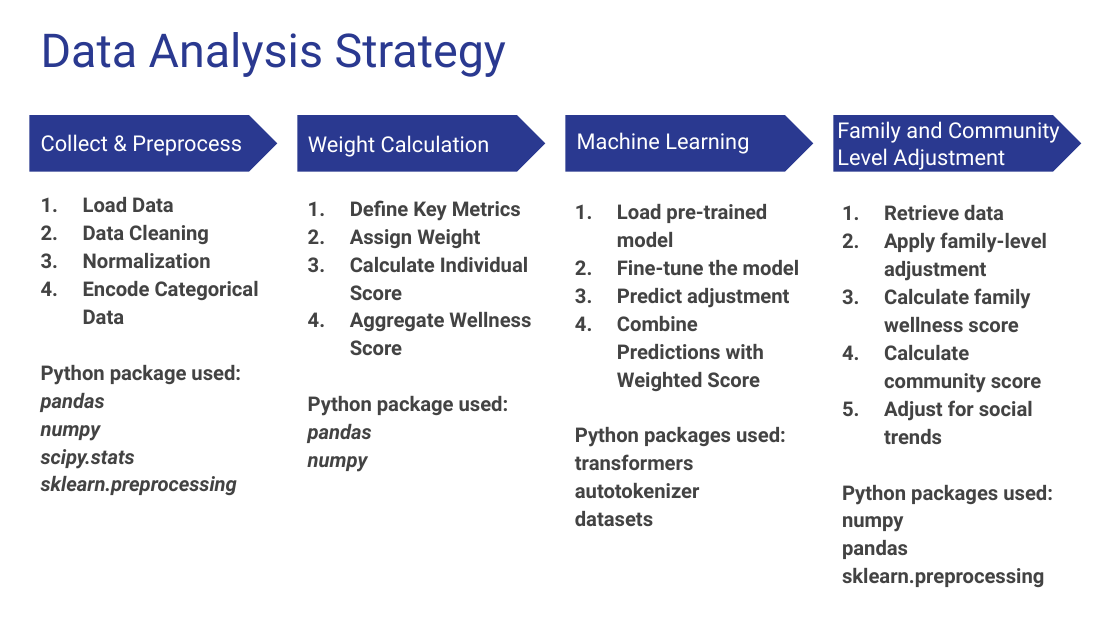
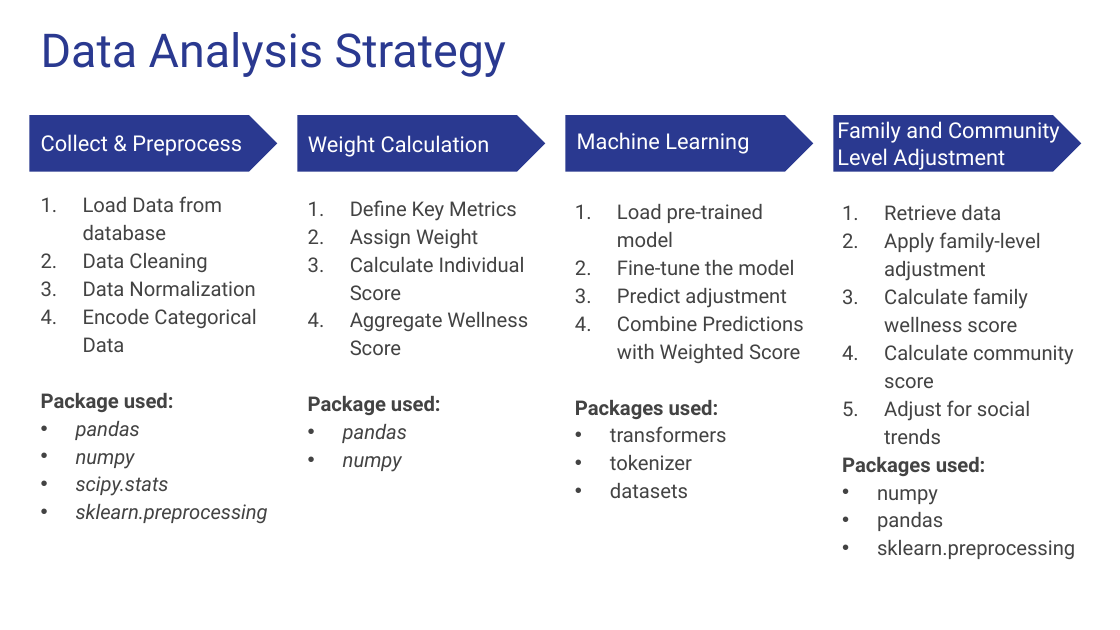
Before and after one commit to yfeng445/NEU, a slide deck: slide 9 of 1/INFO 5100/Asmts/Group Assignment 1/Deliverables/Presentation.pptx. Drawn at 1120x630 pixels with LibreOffice and Linux fonts; fonts in the diff are those of the drawing. Boxes give left, top, right and bottom in pixels: in the first picture for what was removed or moved away, otherwise in the second. Text is boxed around its words. In the diff, an @@ line names an element or a change of style, - is before the commit and + after.

```diff
--- a/1/INFO 5100/Asmts/Group Assignment 1/Deliverables/Presentation.pptx
+++ b/1/INFO 5100/Asmts/Group Assignment 1/Deliverables/Presentation.pptx
@@ text at <box>83,196,222,240</box>: text changed; bold off @@
-1. Load Data
+1. Load Data from database
@@ text at <box>343,200,528,472</box>: bold off in "Define Key Metrics", "Assign Weight", "Calculate Individual Score", "Aggregate Wellness Score" and 2 more places; bullet none to • @@
@@ text at <box>610,204,803,498</box>: bold off in "Load pre-trained model", "Fine-tune the model", "Predict adjustment", "Combine Predictions with Weighted Score" and 2 more places; bullet none to • @@
@@ text at <box>877,205,1075,559</box>: bold off; bullet none to • @@
@@ text at <box>76,253,268,523</box>: bold off in "Data Cleaning", "Encode Categorical Data", "pandas", "numpy" and 2 more places; bullet none to • @@
@@ text at <box>83,281,255,296</box>: text changed; bold off @@
-3. Normalization
+3. Data Normalization
@@ text at <box>41,393,174,412</box>: text changed @@
-Python package used:
+Package used:
@@ text at <box>308,396,441,415</box>: text changed @@
-Python package used:
+Package used:
@@ text at <box>575,400,719,419</box>: text changed @@
-Python packages used:
+Packages used:
@@ text at <box>610,455,692,470</box>: text changed; bold off @@
-autotokenizer
+• tokenizer
@@ text at <box>842,457,986,476</box>: text changed @@
-Python packages used:
+Packages used:
```
Also in this commit, not shown: 2 slides added, 12 slides removed, 6 other files.
